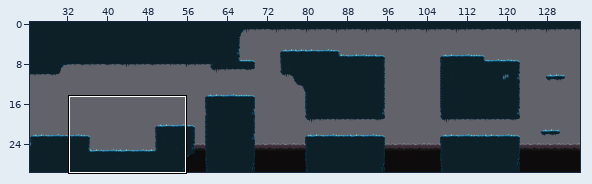
Tiled map -- Vacio/Assets/Maps/LevelMap4.tmx. The first picture is a wide view before the edit; the outline marks the close-up.
Close-up. As it was:
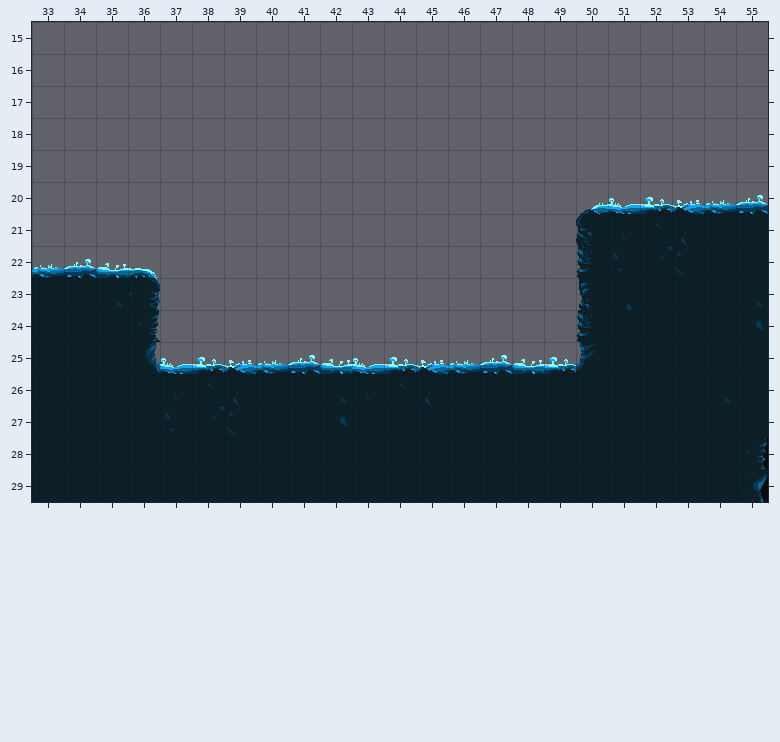
Cells are 32x32 px. Shown: x 33..55, y 15..29.
The result:
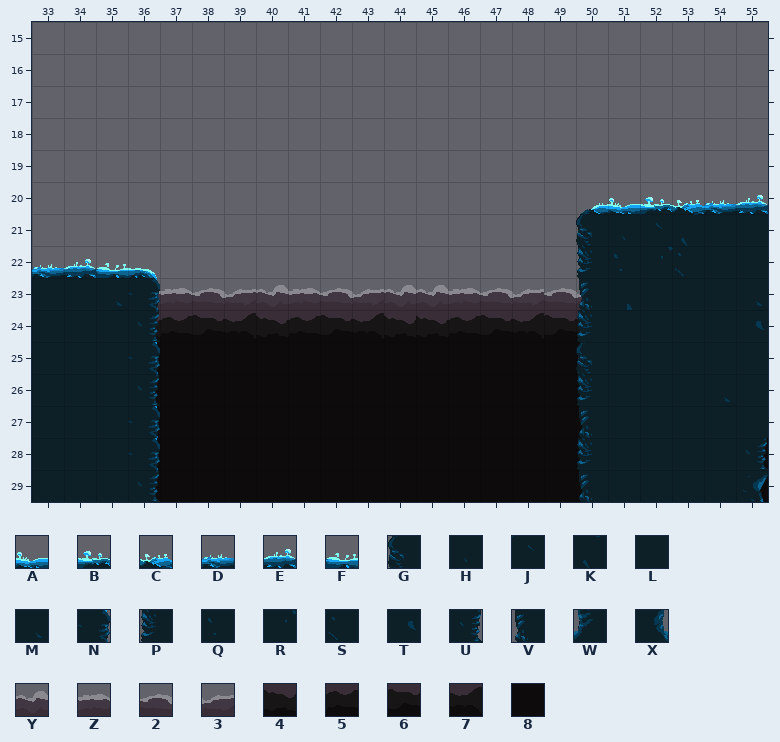
Key: from "tiles": A 25, B 26, C 27, D 28, E 29, F 30, G 44, H 45, J 46, K 47, L 48, M 50, N 51, P 64, Q 65, R 66, S 67, T 70, U 71, V 84, W 103, X 123, Y 164, Z 165, 2 166, 3 167, 4 184, 5 185, 6 186, 7 187, 8 204.
_ is an empty cell.
See-through tiles are keyed as they look on the map.
Changes in this commit:
Layer "Ground":
Tile L gives way to one hidden under a higher layer in rows 26 to 29 at x 36 and 50.
Tile W gives way to one hidden under a higher layer in row 25 at x 50.
Tile X gives way to one hidden under a higher layer in row 25 at x 36.
Tile A is removed in row 25 at x 37 and 43.
Tile B is removed in row 25 at x 38, 44 and 49.
Tile C is removed in row 25 at x 39 and 45.
Tile D is removed in row 25 at x 40 and 46.
Tile E is removed in row 25 at x 41 and 47.
Tile F is removed in row 25 at x 42 and 48.
Tile H is removed in row 26 at x 37 and 43.
Tile J is removed in row 26 at x 38 and 44.
Tile K is removed in row 26 at x 39 and 45.
Tile L is removed in row 26 at x 40 to 41 and 46 to 49; in row 27 at x 40 to 41 and 43 to 49; in rows 28 to 29 at x 37 to 49.
Tile M is removed in row 26 at x 42.
Tile Q is removed in row 27 at x 37.
Tile R is removed in row 27 at x 38.
Tile S is removed in row 27 at x 39.
Tile T is removed in row 27 at x 42.
Layer "Foreground":
Tile 2 now appears in row 23 at x 38, 42, 47 and 49.
Tile 3 now appears in row 23 at x 39, 43, 48 and 50.
Tile 4 now appears in row 24 at x 36, 40 and 44 to 45.
Tile 5 now appears in row 24 at x 37, 41 and 46.
Tile 6 now appears in row 24 at x 38, 42, 47 and 49.
Tile 7 now appears in row 24 at x 39, 43, 48 and 50.
Tile 8 now appears in rows 25 to 29 at x 36 to 50.
Tile Y now appears in row 23 at x 36, 40 and 44 to 45.
Tile Z now appears in row 23 at x 37, 41 and 46.
Layer "Touchup":
Tile G now appears in row 25 at x 50.
Tile N now appears in row 23 at x 36; in row 25 at x 36; in rows 27 to 28 at x 36.
Tile P now appears in row 24 at x 50; in row 26 at x 50; in row 28 at x 50.
Tile U now appears in row 24 at x 36; in row 26 at x 36; in row 29 at x 36.
Tile V now appears in row 23 at x 50; in row 27 at x 50; in row 29 at x 50.
